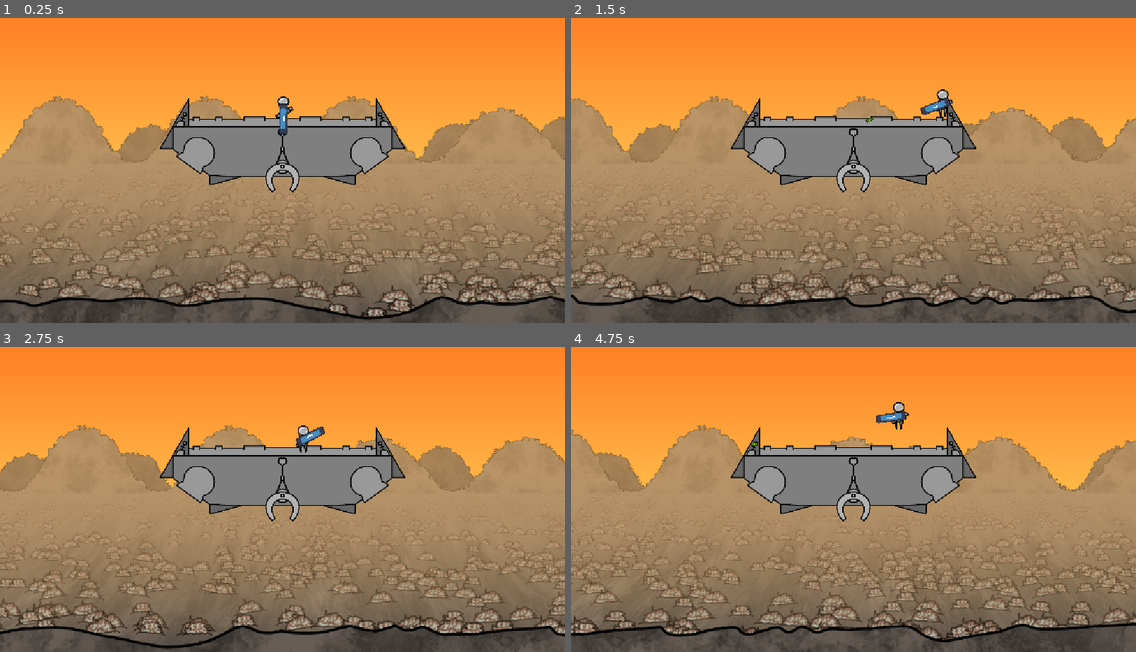
Above: before the commit, frames 1-4 (two rows, left to right).
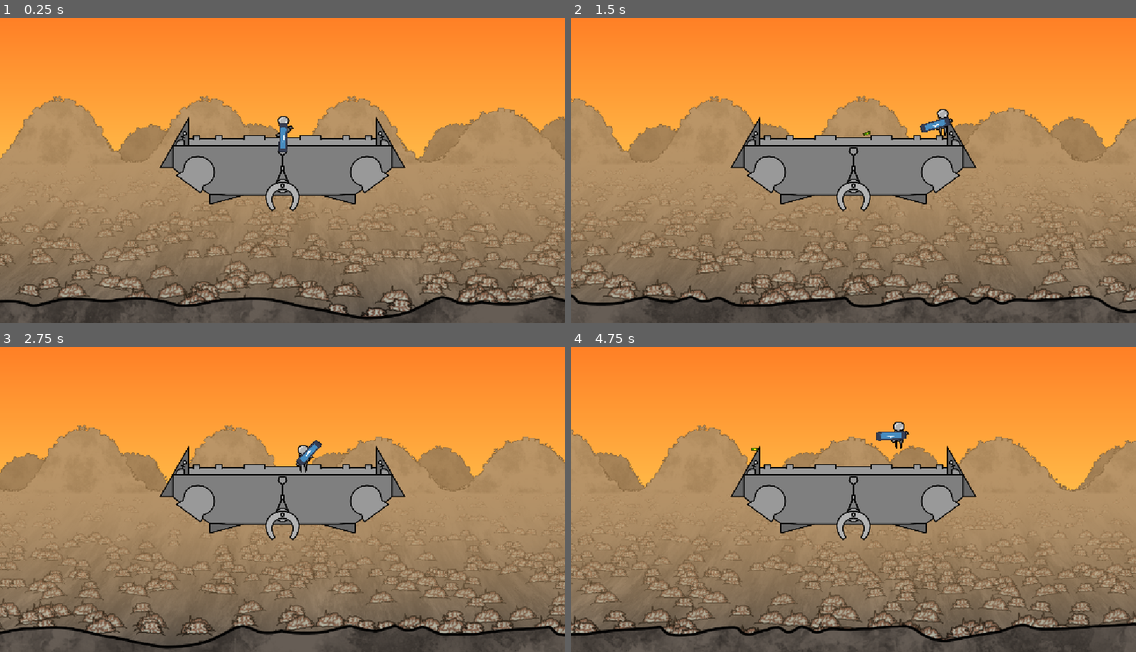
Above: after the commit, the same moments.

Repository: Syntinulls/Magnetide
Game: Godot game, scene res://_project/level/level.tscn
Two runs of this game, one before a commit and one after it. Both use one fixed random seed, a clock stepped at 60 frames per second and the inputs below. The engine's default icon, where the game draws it, is replaced by a stand-in: a white triangle on a blue panel in a dark square.
Inputs (mouse positions are in pixels of both pictures, inside the frame that each line leads up to):
- Up to frame 1 (0.25 s): no input
- Up to frame 2 (1.5 s): move the mouse to (977, 149) at 0.52 s; hold D (move_right) from 0.53 s (still down); tap E (interact) at 0.6 s; tap Space (move_jump) at 0.77 s; move the mouse to (740, 179) at 1.27 s; click (740, 179) at 1.35 s
- Up to frame 3 (2.75 s): tap Space (move_jump) at 1.52 s; move the mouse to (339, 423) at 2.02 s; release D (move_right) at 2.03 s; hold A (move_left) from 2.03 s (still down); tap E (interact) at 2.1 s
- Up to frame 4 (4.75 s): move the mouse to (825, 557) at 2.77 s; release A (move_left) at 2.78 s; hold D (move_right) 2.78-4.28 s; click (825, 557) at 2.85 s; tap Space (move_jump) at 3.02, 3.77, 4.52 s; move the mouse to (1023, 542) at 3.52 s; tap E (interact) at 3.6 s; move the mouse to (684, 444) at 4.27 s; hold A (move_left) from 4.28 s (still down); click (684, 444) at 4.35 s

The runs differ from the first frame. In frame 1, 7.8% of the frame differs, in the area x 28-72%, y 25-64%; in frame 2, 7.9%; in frame 3, 7.9%; in frame 4, 8.2%, in the area x 28-72%, y 18-64%.

Commit message:
changed ship y ratio to 0.5

Diff:
--- a/_project/level/level.tscn
+++ b/_project/level/level.tscn
@@ -23,6 +23,7 @@
 level_speed = 2000.0
 surface_y_ratio = 0.9
 haze_falloff = 3.0
+ship_y_ratio = 0.5
 
 [node name="GradientBackground" type="TextureRect" parent="." unique_id=730537582]
 z_index = -1000
